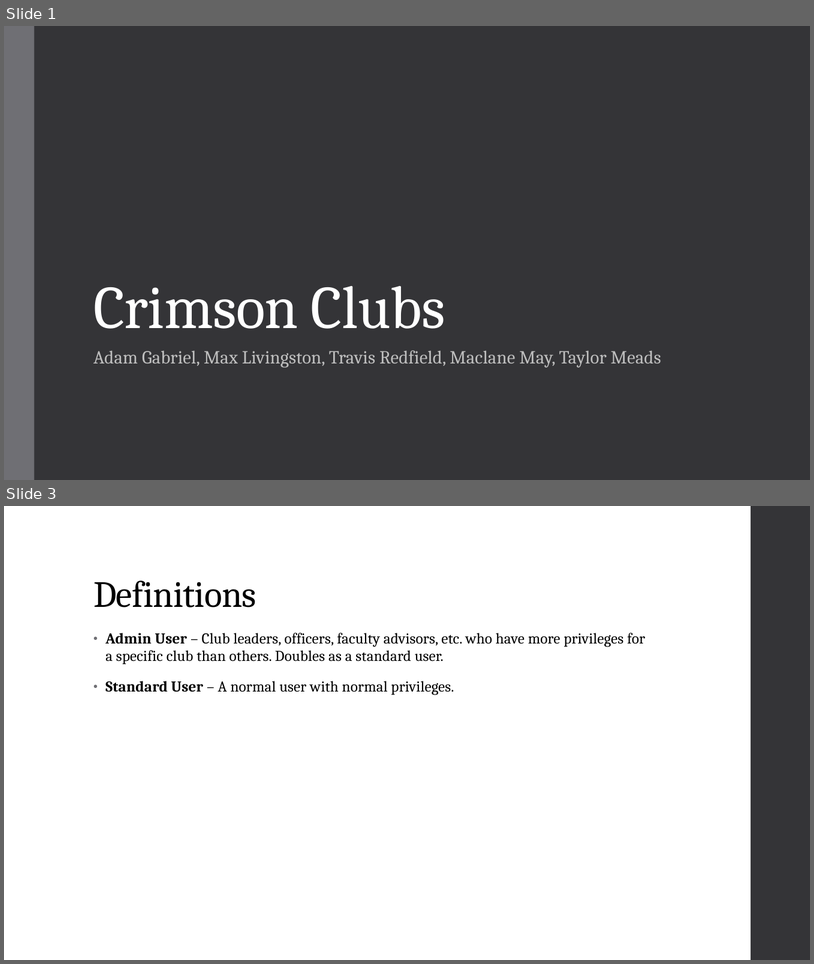
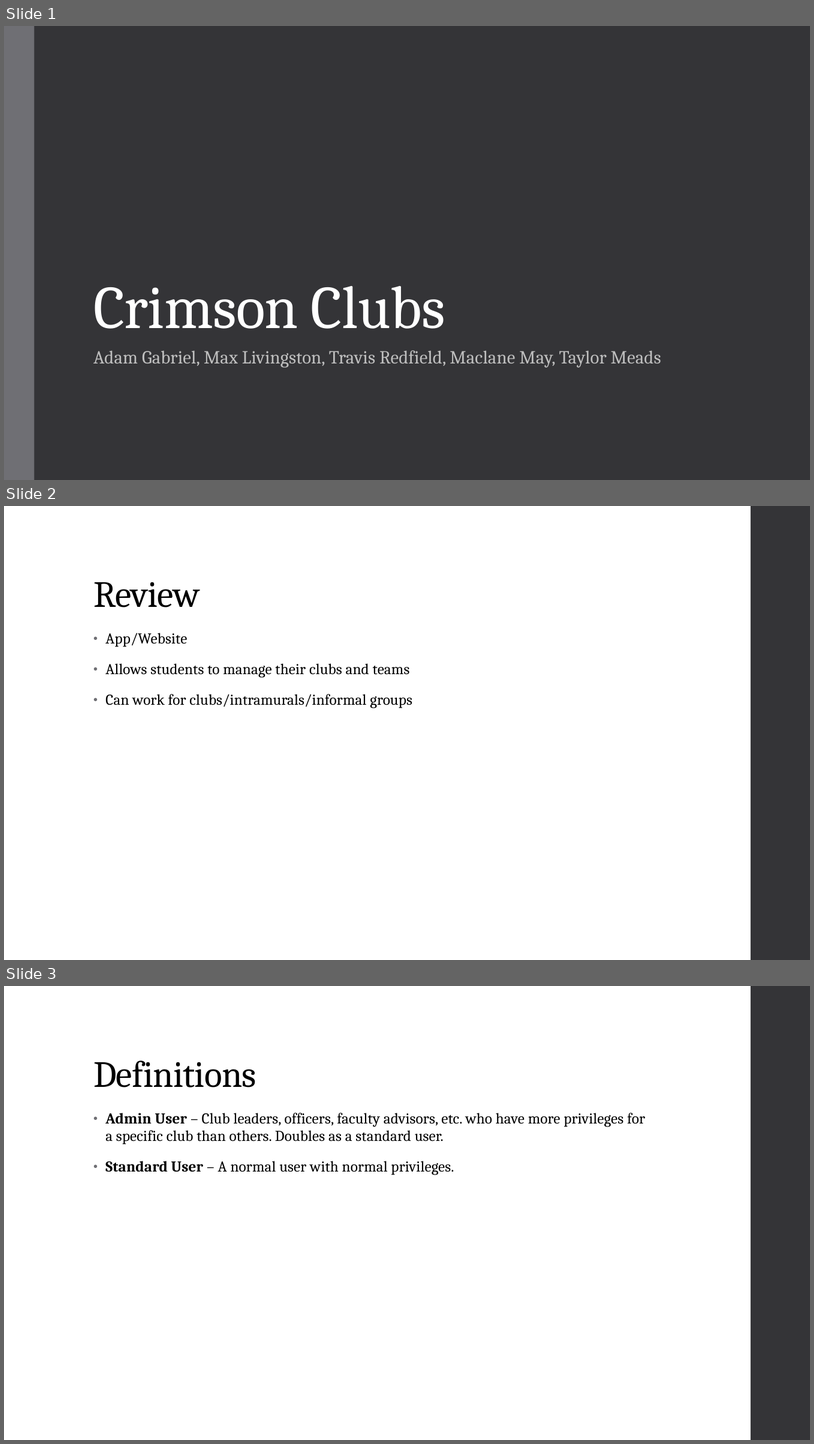
Before and after one commit to amgabriel45/CS495ClubStuff, a slide deck: Crimson Clubs (Requirements).pptx. Shown one above the other, each under a label of ours: slides 1 and 3 before the commit, slides 1, 2 and 3 after it; the slides between them are not shown. The pictures are 814x964 and 814x1444 pixels, drawn with LibreOffice and Linux fonts; fonts in the diff are those of the drawing. Boxes give left, top, right and bottom in pixels: in the first picture for what was removed or moved away, otherwise in the second. Text is boxed around its words. In the diff, an @@ line names an element or a change of style, - is before the commit and + after.

```diff
--- a/Crimson Clubs (Requirements).pptx
+++ b/Crimson Clubs (Requirements).pptx
@@ slide 2 added at <box>4,506,810,960</box>, background #FFFFFF; not listed: 1 template element that a slide beside it also shows @@
@@ title added at <box>93,582,200,607</box>, 44 pt, text #000000 @@
+Review
@@ text added at <box>105,633,413,708</box>, 18 pt, text #000000 @@
+• App/Website
+• Allows students to manage their clubs and teams
+• Can work for clubs/intramurals/informal groups
```
Also in this commit, not shown: 2 slides changed, 1 other slide added, 1 slide removed.
